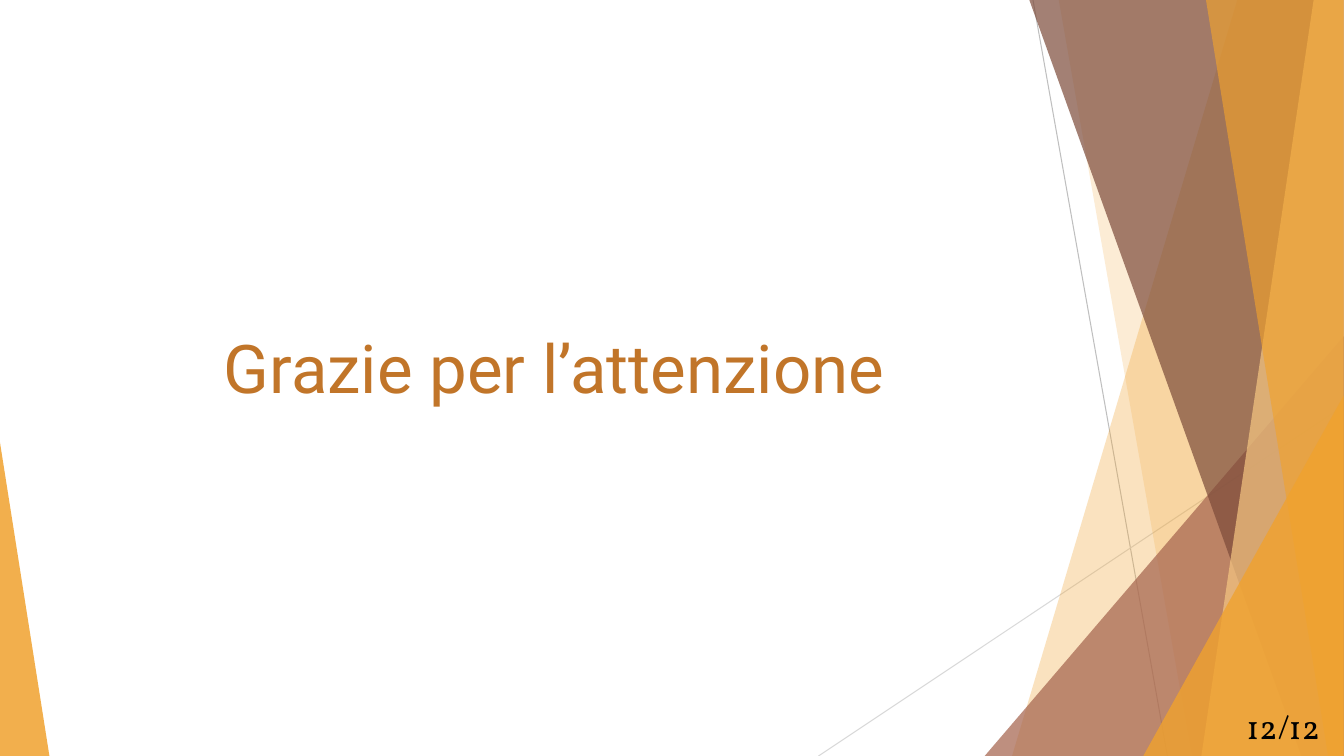
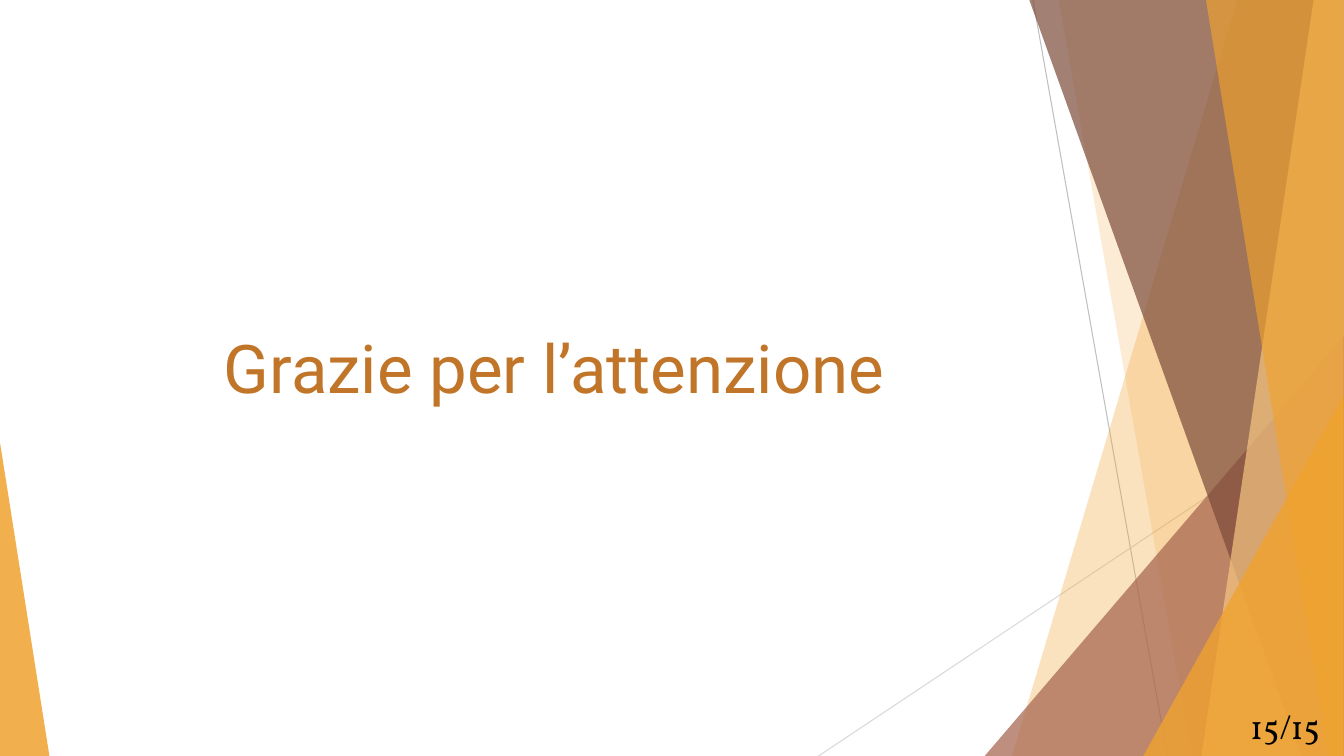
Before and after one commit to Mou95/Tesi, a slide deck: slide 15 of Presentazione_tesi.pptx (slide 12 before the commit). Drawn at 1344x756 pixels with LibreOffice and Linux fonts; fonts in the diff are those of the drawing. Boxes give left, top, right and bottom in pixels: in the first picture for what was removed or moved away, otherwise in the second. Text is boxed around its words. In the diff, an @@ line names an element or a change of style, - is before the commit and + after.

```diff
--- a/Presentazione_tesi.pptx
+++ b/Presentazione_tesi.pptx
@@ text at [1250,715,1320,745]: text changed @@
-12/12
+15/15
```
Also in this commit, not shown: 11 other slides changed, 3 slides added, 2 other files.
